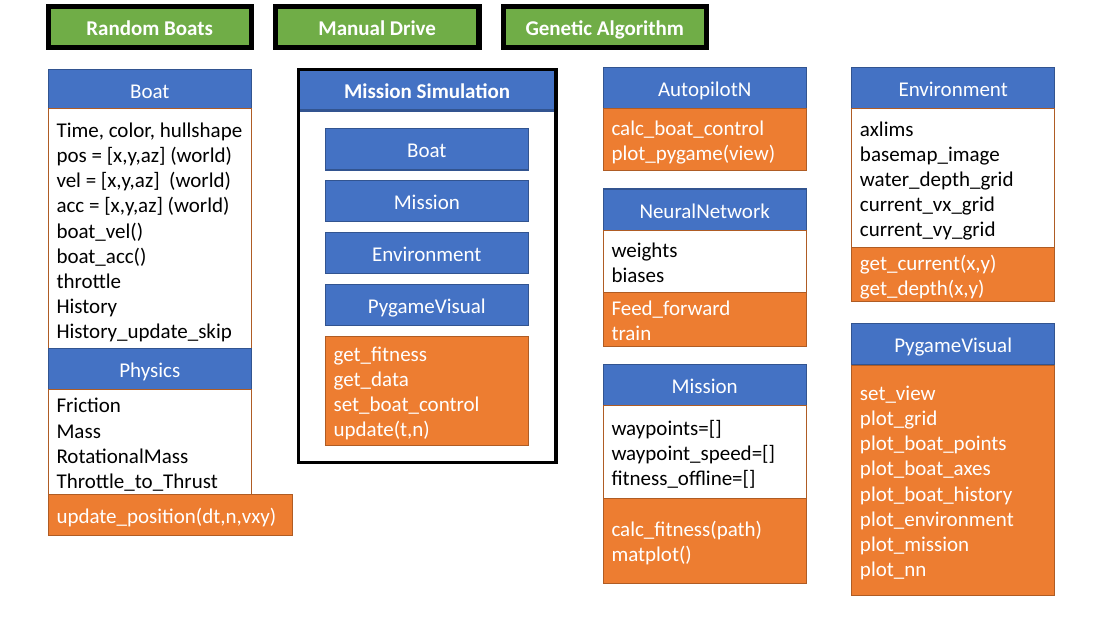
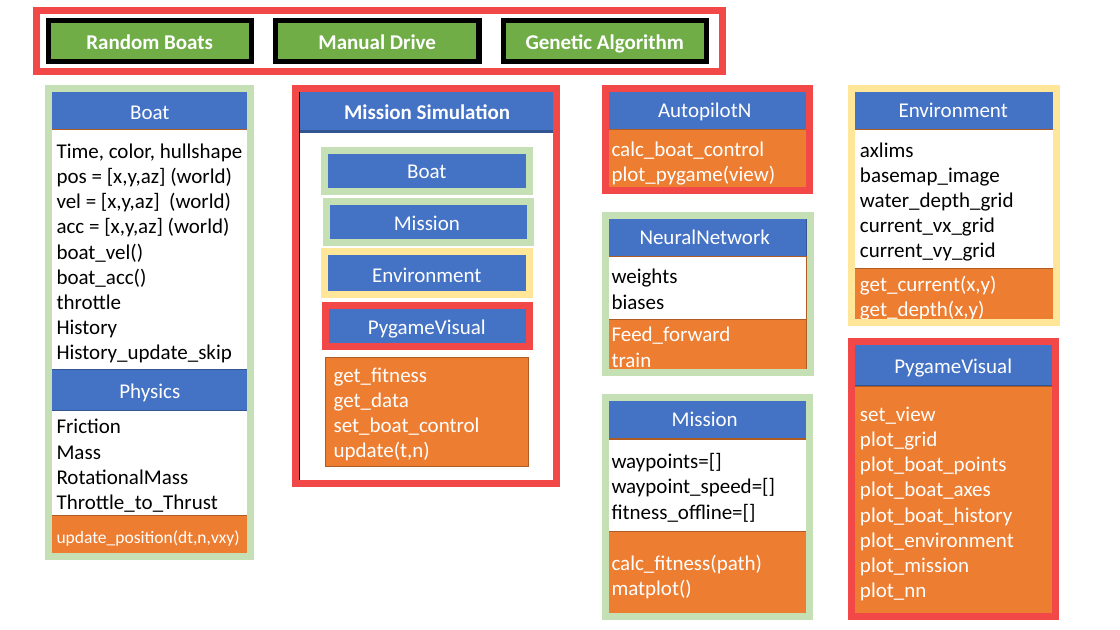
Before and after one commit to hokiespurs/asvap, a slide deck: slide 1 of doc/classes.pptx. Drawn at 1120x630 pixels with LibreOffice and Linux fonts; fonts in the diff are those of the drawing. Boxes give left, top, right and bottom in pixels: in the first picture for what was removed or moved away, otherwise in the second. Text is boxed around its words. In the diff, an @@ line names an element or a change of style, - is before the commit and + after.

```diff
--- a/doc/classes.pptx
+++ b/doc/classes.pptx
@@ rectangle added at (36, 10, 722, 71), outline #F24848 6 pt @@
@@ 3 rectangles: place and size @@
-3 rectangles at (48, 6, 707, 47)
+3 rectangles at (48, 20, 707, 61)
@@ rectangle added at (48, 88, 250, 557), outline #C5E0B4 6 pt @@
@@ rectangle added at (296, 88, 556, 484), outline #F24848 6 pt @@
@@ rectangle added at (606, 89, 810, 192), outline #F24848 6 pt @@
@@ rectangle added at (852, 88, 1057, 323), outline #FFE699 6 pt @@
@@ 18 rectangles: place and size @@
-18 rectangles at (48, 67, 1055, 595)
+18 rectangles at (48, 88, 1055, 616)
@@ rectangle added at (324, 150, 529, 192), outline #C5E0B4 6 pt @@
@@ rectangle added at (326, 202, 530, 243), outline #C5E0B4 6 pt @@
@@ rectangle added at (606, 216, 811, 373), outline #C5E0B4 6 pt @@
@@ rectangle added at (324, 251, 529, 295), outline #FFE699 6 pt @@
@@ rectangle added at (326, 305, 530, 346), outline #F24848 6 pt @@
@@ 3 rectangles: place and size @@
-3 rectangles at (603, 189, 807, 346)
+3 rectangles at (603, 216, 807, 373)
@@ rectangle added at (852, 341, 1056, 616), outline #F24848 6 pt @@
@@ rectangle added at (606, 398, 810, 617), outline #C5E0B4 6 pt @@
@@ 3 rectangles: place and size @@
-3 rectangles at (603, 365, 807, 583)
+3 rectangles at (603, 398, 807, 617)
@@ rectangle "update_position(dt,n,vxy)": place and size @@
-rectangle "update_position(dt,n,vxy)" at (48, 494, 292, 535)
+rectangle "update_position(dt,n,vxy)" at (48, 516, 251, 557)
@@ rectangle "update_position(dt,n,vxy)" at (48, 516, 251, 557): size 18 to 15 pt @@
```
Also in this commit, not shown: 1 slide added, 6 other files.
